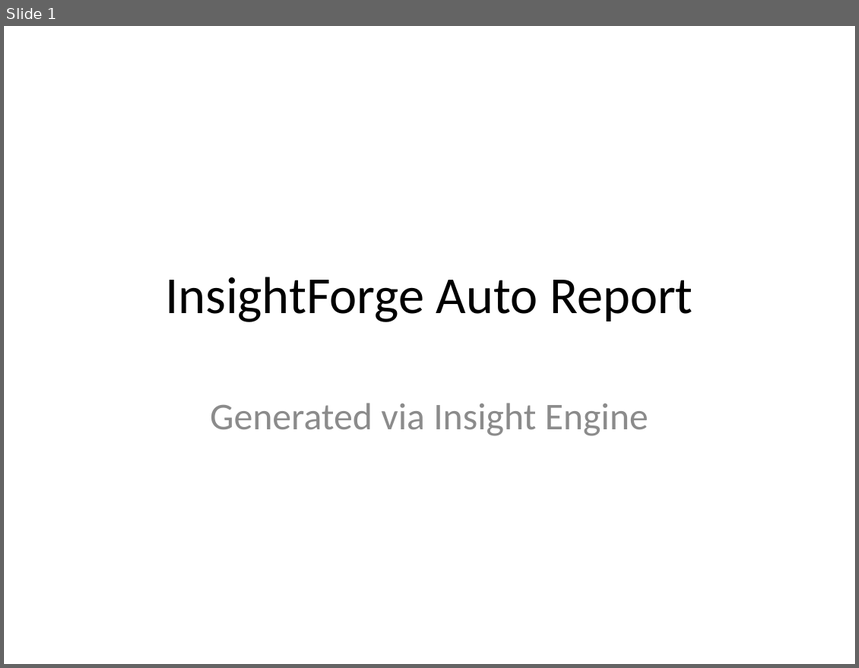
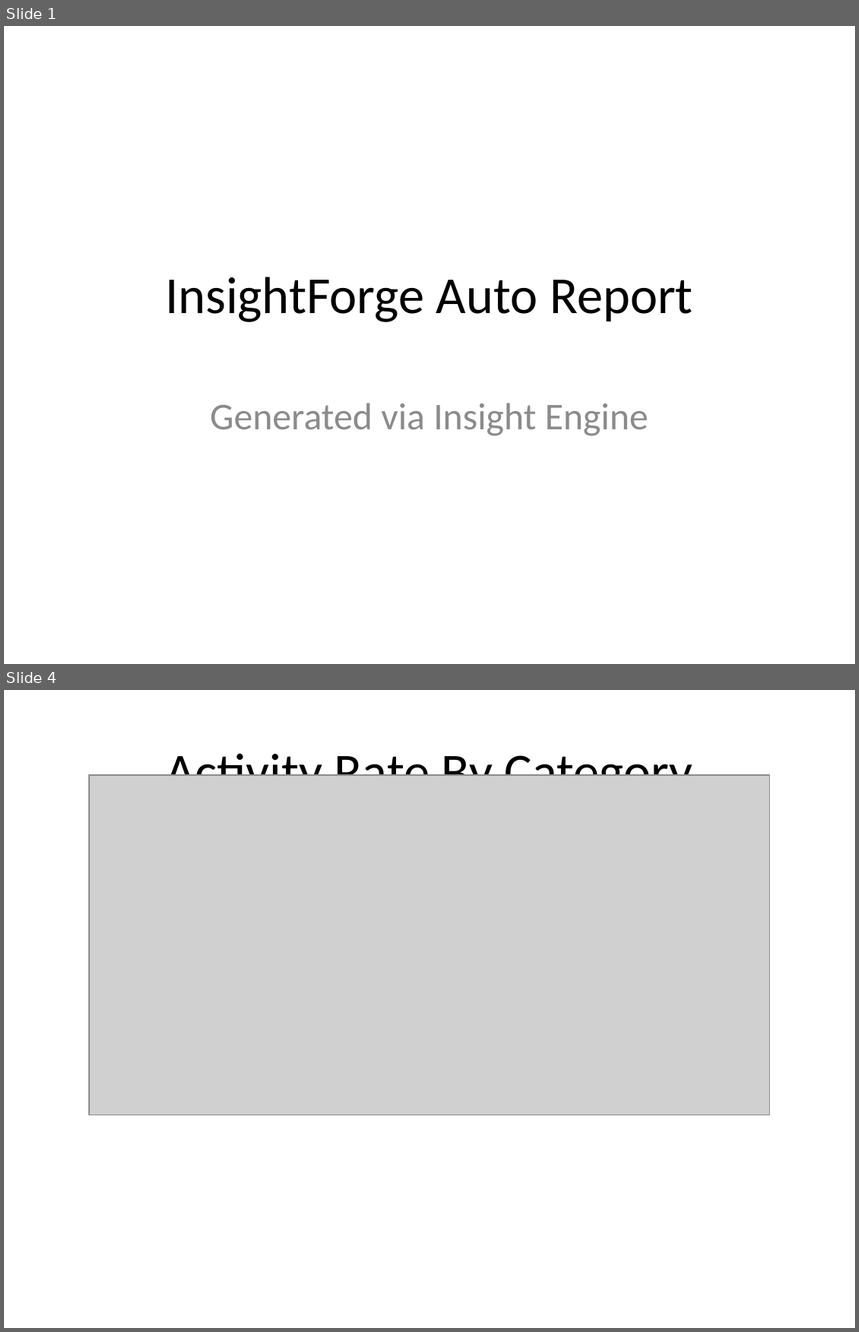
Before and after one commit to Meenu-Pandey/AI_Project, a slide deck: data/output/InsightForge_Report.pptx. Shown one above the other, each under a label of ours: slide 1 before the commit, slides 1 and 4 after it; the slides between them are not shown. The pictures are 859x668 and 859x1332 pixels, drawn with LibreOffice and Linux fonts; fonts in the diff are those of the drawing; grey boxes stand for pictures. Boxes give left, top, right and bottom in pixels: in the first picture for what was removed or moved away, otherwise in the second. Text is boxed around its words. In the diff, an @@ line names an element or a change of style, - is before the commit and + after.

```diff
--- a/data/output/InsightForge_Report.pptx
+++ b/data/output/InsightForge_Report.pptx
@@ slide 4 added at [4, 690, 855, 1328], background #FFFFFF @@
@@ title added at [165, 746, 693, 776], 44 pt, text #000000 @@
+Activity Rate By Category
@@ picture added at [89, 775, 770, 1116] @@
```
Also in this commit, not shown: 4 other slides added, 2 slides removed, 15 other files.
